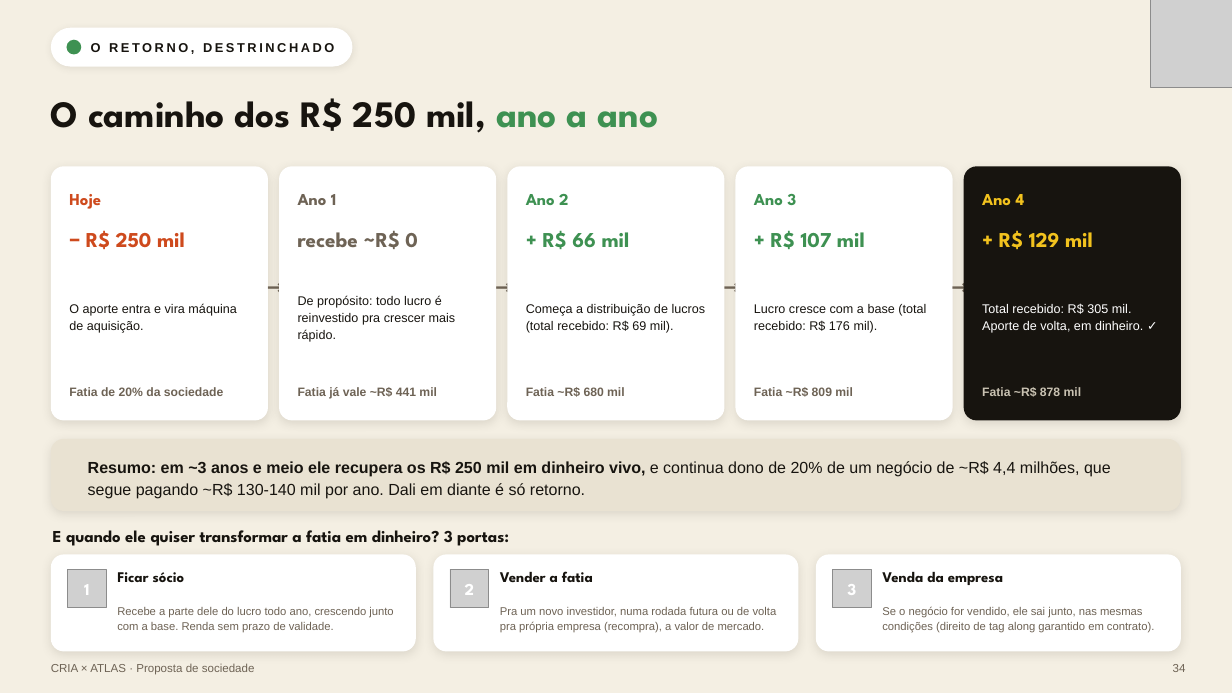
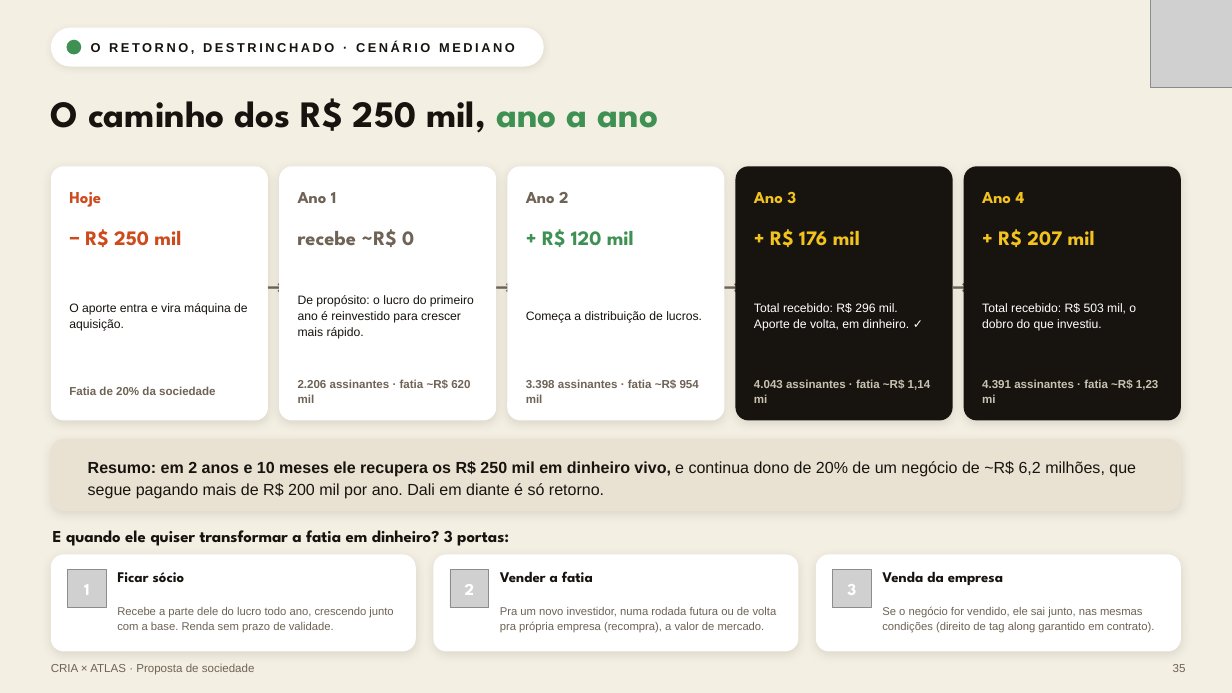
Before and after one commit to walterespindolaa/criador-estudio, a slide deck: slide 35 of CRIA/apresentacoes/CRIA-x-Atlas-Proposta-Sociedade.pptx (slide 34 before the commit). Drawn at 1232x693 pixels with LibreOffice and Linux fonts; fonts in the diff are those of the drawing; grey boxes stand for pictures. Boxes give left, top, right and bottom in pixels: in the first picture for what was removed or moved away, otherwise in the second. Text is boxed around its words. In the diff, an @@ line names an element or a change of style, - is before the commit and + after.

```diff
--- a/CRIA/apresentacoes/CRIA-x-Atlas-Proposta-Sociedade.pptx
+++ b/CRIA/apresentacoes/CRIA-x-Atlas-Proposta-Sociedade.pptx
@@ rounded rectangle resized from (x1=51, y1=28, x2=353, y2=67) to (x1=51, y1=28, x2=543, y2=67) @@
@@ text at (x1=91, y1=42, x2=515, y2=54): text changed @@
-O RETORNO, DESTRINCHADO
+O RETORNO, DESTRINCHADO · CENÁRIO MEDIANO
@@ rounded rectangle at (x1=736, y1=166, x2=953, y2=421): fill #FFFFFF to #17140F @@
@@ text "Ano 2" at (x1=526, y1=192, x2=568, y2=203): text colour #3E9152 to #6E6355 @@
@@ text "Ano 3" at (x1=754, y1=192, x2=796, y2=203): text colour #3E9152 to #F2C21E @@
@@ text "− R$ 250 mil" at (x1=85, y1=229, x2=181, y2=247): size 16.5 to 16 pt @@
@@ text "recebe ~R$ 0" at (x1=298, y1=229, x2=414, y2=247): size 16.5 to 16 pt @@
@@ text at (x1=542, y1=229, x2=634, y2=247): text changed; size 16.5 to 16 pt @@
-+ R$ 66 mil
++ R$ 120 mil
@@ text at (x1=770, y1=229, x2=860, y2=247): text changed; size 16.5 to 16 pt; text colour #3E9152 to #F2C21E @@
-+ R$ 107 mil
++ R$ 176 mil
@@ text at (x1=998, y1=229, x2=1095, y2=247): text changed; size 16.5 to 16 pt @@
-+ R$ 129 mil
++ R$ 207 mil
@@ text "O aporte entra e vira ..." at (x1=69, y1=303, x2=248, y2=331): size 9.8 to 9.5 pt @@
@@ text at (x1=298, y1=295, x2=474, y2=339): text changed; size 9.8 to 9.5 pt @@
-De propósito: todo lucro é reinvestido pra crescer mais rápido.
+De propósito: o lucro do primeiro ano é reinvestido para crescer mais rápido.
@@ text at (x1=526, y1=311, x2=702, y2=323): text changed; size 9.8 to 9.5 pt @@
-Começa a distribuição de lucros (total recebido: R$ 69 mil).
+Começa a distribuição de lucros.
@@ text at (x1=754, y1=303, x2=910, y2=331): text changed; size 9.8 to 9.5 pt; text colour #17140F to #FFFFFF @@
-Lucro cresce com a base (total recebido: R$ 176 mil).
+Total recebido: R$ 296 mil. Aporte de volta, em dinheiro. ✓
@@ text at (x1=982, y1=303, x2=1136, y2=331): text changed; size 9.8 to 9.5 pt @@
-Total recebido: R$ 305 mil. Aporte de volta, em dinheiro. ✓
+Total recebido: R$ 503 mil, o dobro do que investiu.
@@ text "Fatia de 20% da sociedade" at (x1=69, y1=386, x2=215, y2=395): size 9.5 to 9 pt; line spacing 1.08 to 1.06 @@
@@ text at (x1=298, y1=379, x2=470, y2=403): text changed; size 9.5 to 9 pt @@
-Fatia já vale ~R$ 441 mil
+2.206 assinantes · fatia ~R$ 620 mil
@@ text at (x1=526, y1=379, x2=699, y2=403): text changed; size 9.5 to 9 pt @@
-Fatia ~R$ 680 mil
+3.398 assinantes · fatia ~R$ 954 mil
@@ text at (x1=754, y1=379, x2=930, y2=403): text changed; size 9.5 to 9 pt; text colour #6E6355 to #C9C2B2 @@
-Fatia ~R$ 809 mil
+4.043 assinantes · fatia ~R$ 1,14 mi
@@ text at (x1=982, y1=379, x2=1158, y2=403): text changed; size 9.5 to 9 pt @@
-Fatia ~R$ 878 mil
+4.391 assinantes · fatia ~R$ 1,23 mi
@@ text at (x1=88, y1=461, x2=1136, y2=499): text changed @@
-Resumo: em ~3 anos e meio ele recupera os R$ 250 mil em dinheiro vivo, e continua dono de 20% de um negócio de ~R$ 4,4 milhões, que segue pagando ~R$ 130-140 mil por ano. Dali em diante é só retorno.
+Resumo: em 2 anos e 10 meses ele recupera os R$ 250 mil em dinheiro vivo, e continua dono de 20% de um negócio de ~R$ 6,2 milhões, que segue pagando mais de R$ 200 mil por ano. Dali em diante é só retorno.
@@ text at (x1=1173, y1=664, x2=1186, y2=672): text changed @@
-34
+35
```
Also in this commit, not shown: 14 other slides changed, 1 slide added, 24 other files.
